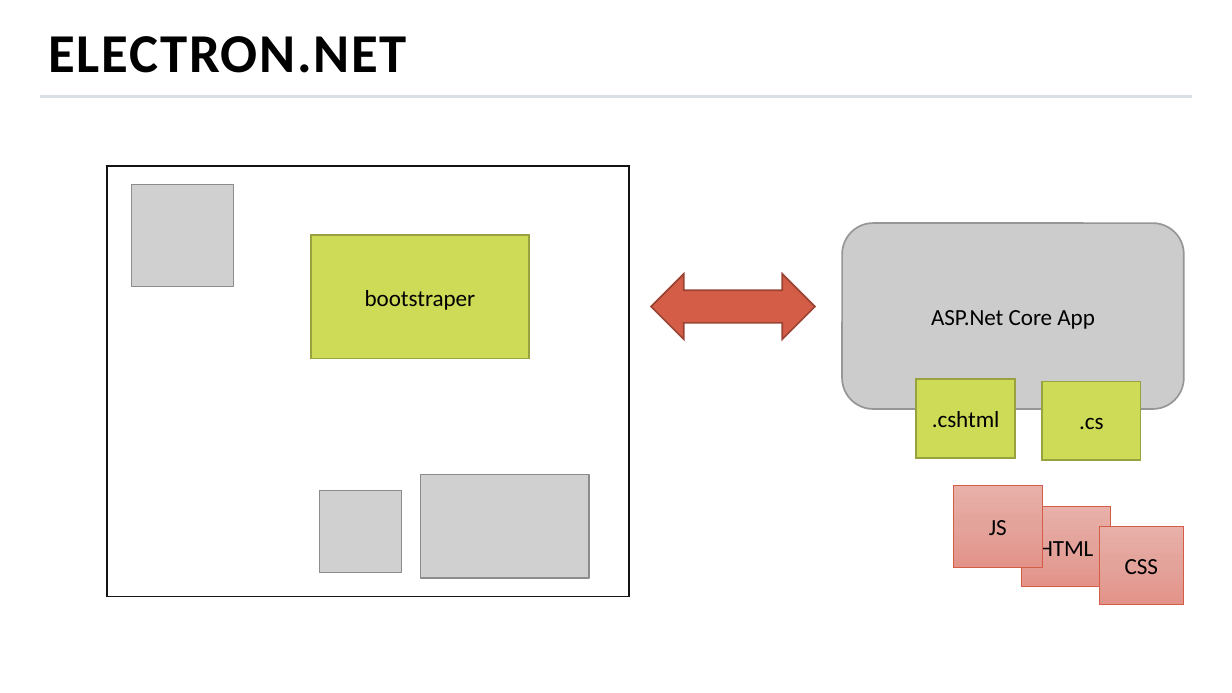
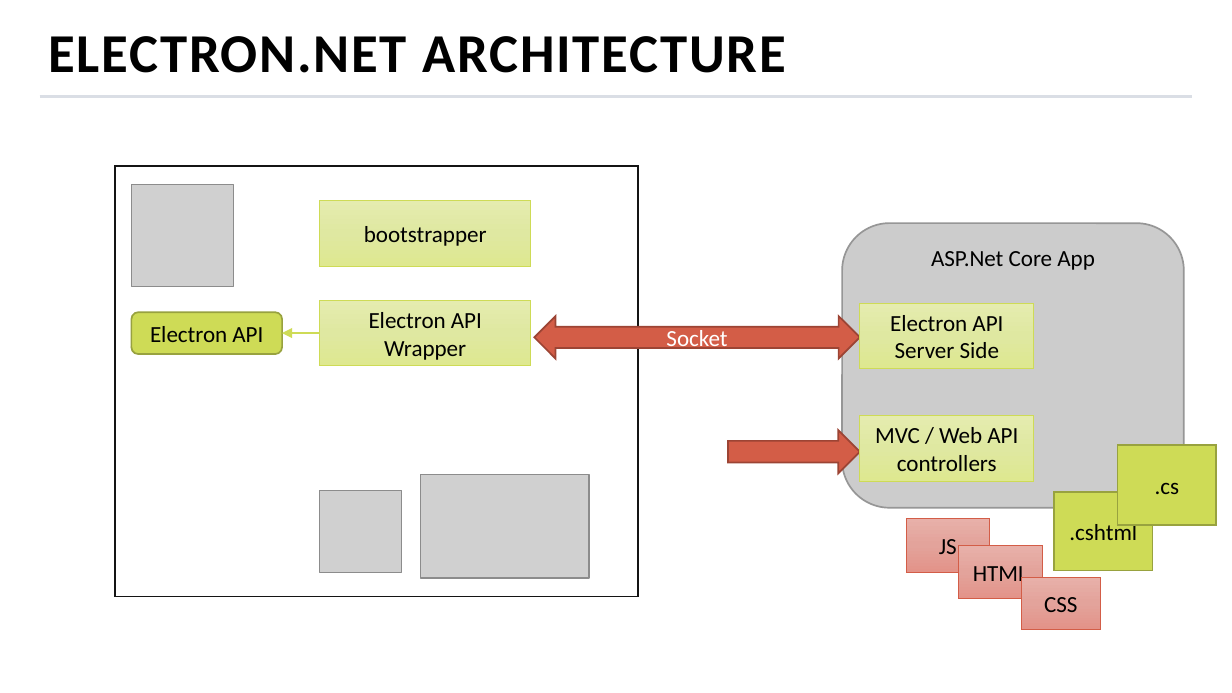
Before and after one commit to MihailRomanov/TechTalks_GUI_in_Net, a slide deck: slide 40 of presentation.pptx (slide 39 before the commit). Drawn at 1232x693 pixels with LibreOffice and Linux fonts; fonts in the diff are those of the drawing; grey boxes stand for pictures; background and template pictures are left out. Boxes give left, top, right and bottom in pixels: in the first picture for what was removed or moved away, otherwise in the second. Text is boxed around its words. In the diff, an @@ line names an element or a change of style, - is before the commit and + after.

Commit message:
Update presentation

```diff
--- a/presentation.pptx
+++ b/presentation.pptx
@@ title at (49,36,786,73): text changed @@
-ELECTRON.NET
+ELECTRON.NET ARCHITECTURE
@@ rectangle: place and size @@
-rectangle at (107,166,630,596)
+rectangle at (116,166,638,596)
@@ rectangle "bootstrapper": place and size @@
-rectangle "bootstrapper" at (310,235,529,359)
+rectangle "bootstrapper" at (319,201,531,266)
@@ rectangle "bootstrapper" at (319,201,531,266): fill #CEDB56 to gradient #E6EDB0 to #E0E9A1 to #DFE990; outline #98A240 1 pt to #CEDB56 0.5 pt @@
@@ text in rectangle at (364,226,487,246): text changed @@
-bootstraper
+bootstrapper
@@ rounded rectangle "ASP.Net Core App": place and size @@
-rounded rectangle "ASP.Net Core App" at (843,223,1184,409)
+rounded rectangle "ASP.Net Core App" at (843,223,1184,508)
@@ rounded rectangle "ASP.Net Core App" at (843,223,1184,508): vertical alignment middle to top @@
@@ rounded rectangle added at (132,312,282,354), fill #CEDB56, outline #98A240 1 pt, 13.5 pt, text #000000 @@
+Electron API
@@ rectangle added at (319,301,531,366), fill gradient #E6EDB0 to #E0E9A1 to #DFE990, outline #CEDB56 0.5 pt, 13.5 pt, text #000000 @@
+Electron API Wrapper
@@ left right arrow "Socket": place and size @@
-left right arrow "Socket" at (652,274,816,339)
+left right arrow "Socket" at (535,317,860,359)
@@ rectangle added at (860,303,1034,368), fill gradient #E6EDB0 to #E0E9A1 to #DFE990, outline #CEDB56 0.5 pt, 13.5 pt, text #000000 @@
+Electron API Server Side
@@ arrow added from (319, 333) to (282, 333), #CEDB56 1.5 pt @@
@@ text in left right arrow at (666,330,727,353): text added @@
+Socket
@@ rectangle added at (860,415,1034,480), fill gradient #E6EDB0 to #E0E9A1 to #DFE990, outline #CEDB56 0.5 pt, 13.5 pt, text #000000 @@
+MVC / Web API controllers
@@ right arrow added at (728,430,860,473), fill #D35D47, outline #9C4535 1 pt @@
@@ rectangle ".cs": place and size @@
-rectangle ".cs" at (1042,382,1141,461)
+rectangle ".cs" at (1117,445,1216,525)
@@ rectangle ".cshtml": place and size @@
-rectangle ".cshtml" at (917,379,1015,458)
+rectangle ".cshtml" at (1055,492,1153,570)
@@ rectangle "JS": place and size @@
-rectangle "JS" at (954,485,1042,568)
+rectangle "JS" at (907,519,989,573)
@@ rectangle "HTML": place and size @@
-rectangle "HTML" at (1021,506,1110,586)
+rectangle "HTML" at (958,546,1042,599)
@@ rectangle "CSS": place and size @@
-rectangle "CSS" at (1099,526,1184,605)
+rectangle "CSS" at (1021,578,1100,630)
```
Also in this commit, not shown: 6 other slides changed, 4 slides added, 2 slides removed.
